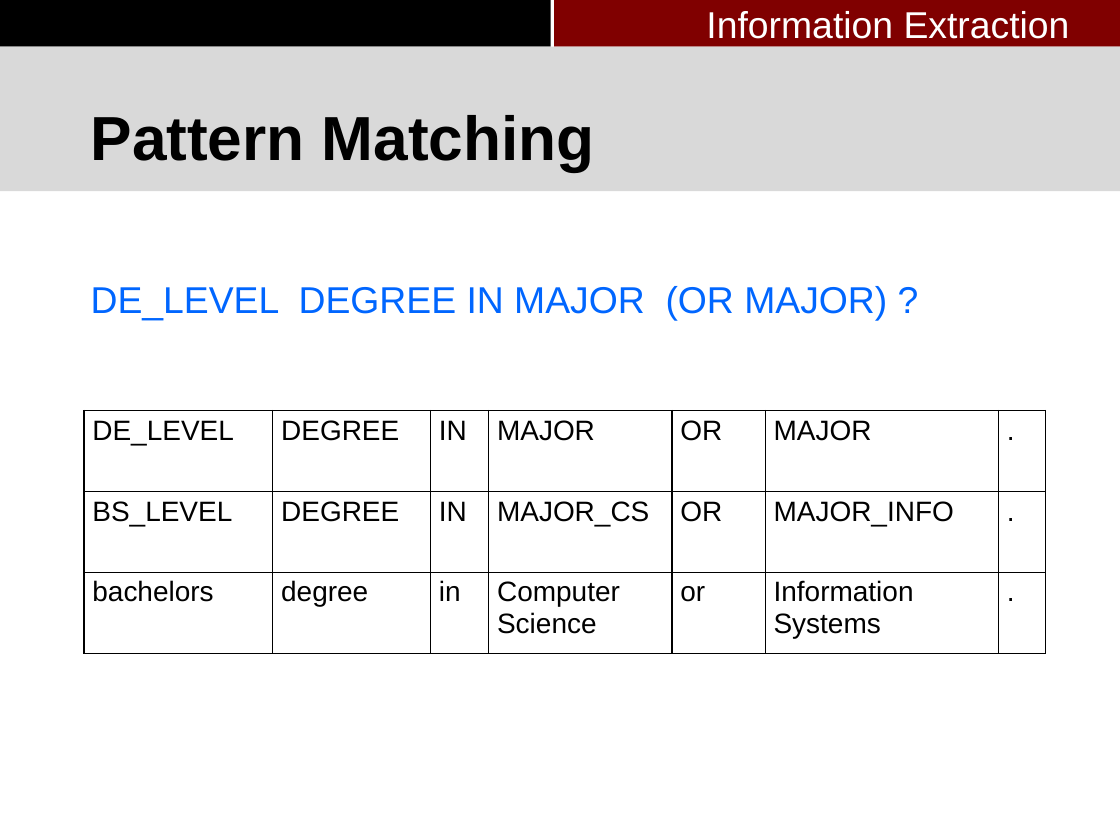
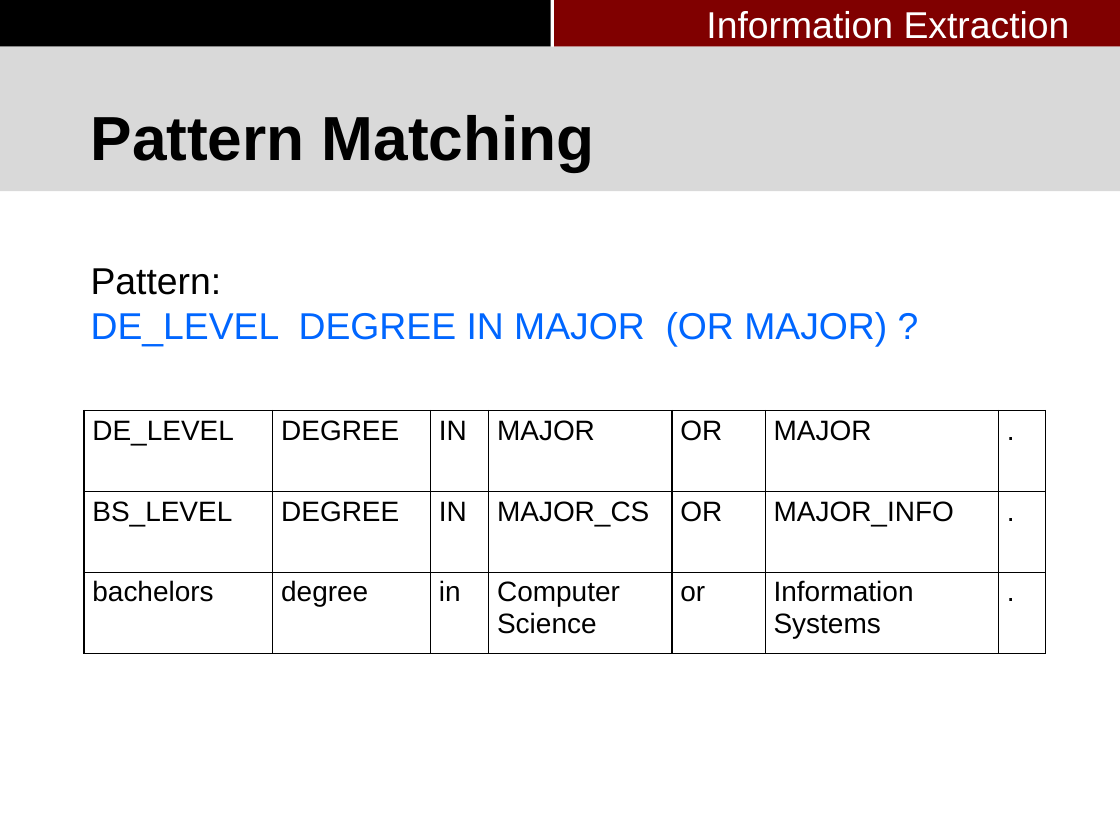
Before and after one commit to pkushiqiang/thesis, a slide deck: slide 33 of media/Master's thesis-3.pptx. Drawn at 1120x840 pixels with LibreOffice and Linux fonts; fonts in the diff are those of the drawing; background and template pictures are left out. Boxes give left, top, right and bottom in pixels: in the first picture for what was removed or moved away, otherwise in the second. Text is boxed around its words. In the diff, an @@ line names an element or a change of style, - is before the commit and + after.

```diff
--- a/media/Master's thesis-3.pptx
+++ b/media/Master's thesis-3.pptx
@@ text "Pattern:": place and size @@
-text "Pattern:" at [91, 286, 887, 321]
+text "Pattern:" at [91, 268, 887, 347]
@@ text at [91, 268, 222, 295]: paragraph added @@
+Pattern:
```
Also in this commit, not shown: 5 other slides changed, 1 other file.
